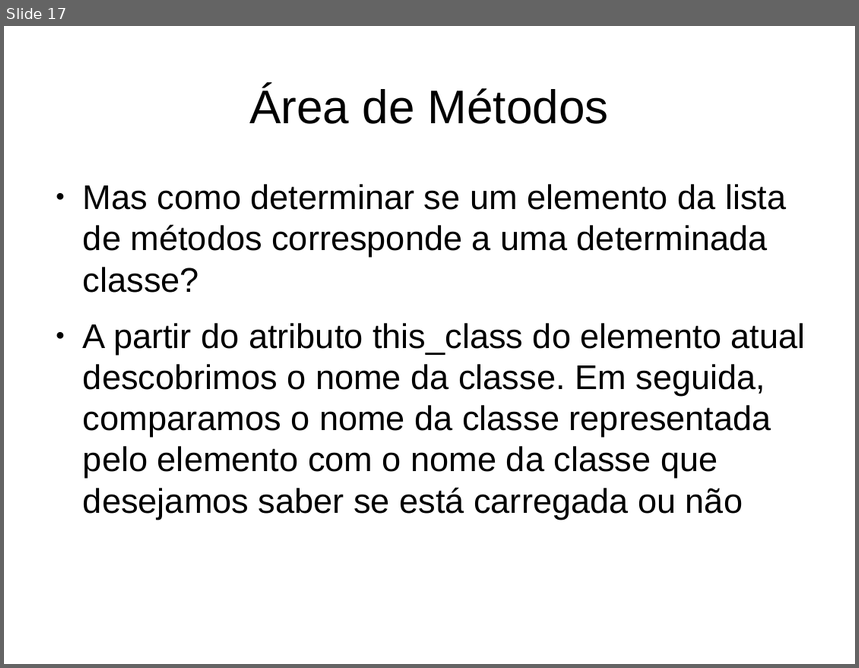
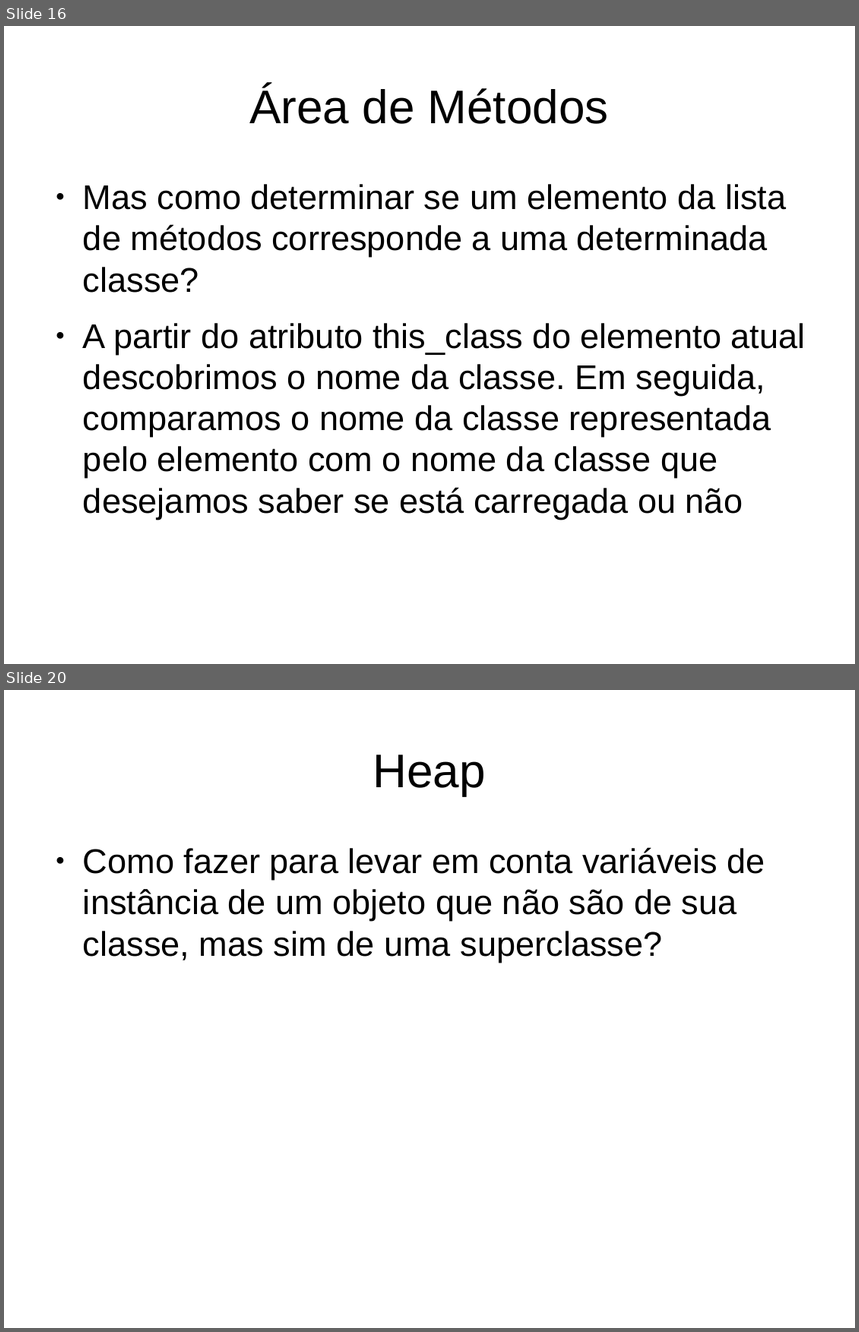
Before and after one commit to gabrielmm1234/jvm-sb, a slide deck: projetoLogico/apresentacao.odp. Shown one above the other, each under a label of ours: slide 17 before the commit, slides 16 and 20 after it; the slides between them are not shown. The pictures are 859x668 and 859x1332 pixels, drawn with LibreOffice and Linux fonts; fonts in the diff are those of the drawing. Boxes give left, top, right and bottom in pixels: in the first picture for what was removed or moved away, otherwise in the second. Text is boxed around its words. In the diff, an @@ line names an element or a change of style, - is before the commit and + after.

Commit message:
adicionei parte do heap

```diff
--- a/projetoLogico/apresentacao.odp
+++ b/projetoLogico/apresentacao.odp
@@ slide 20 added at bbox=[4, 690, 855, 1328], background #FFFFFF @@
@@ title added at bbox=[373, 755, 486, 796], 44 pt, text #000000 @@
+Heap
@@ text added at bbox=[83, 847, 766, 962], 32 pt, text #000000 @@
+● Como fazer para levar em conta variáveis de instância de um objeto que não são de sua classe, mas sim de uma superclasse?
@@ what was slide 17 is now slide 16 @@
```
Also in this commit, not shown: 2 slides changed, 4 other slides added.
